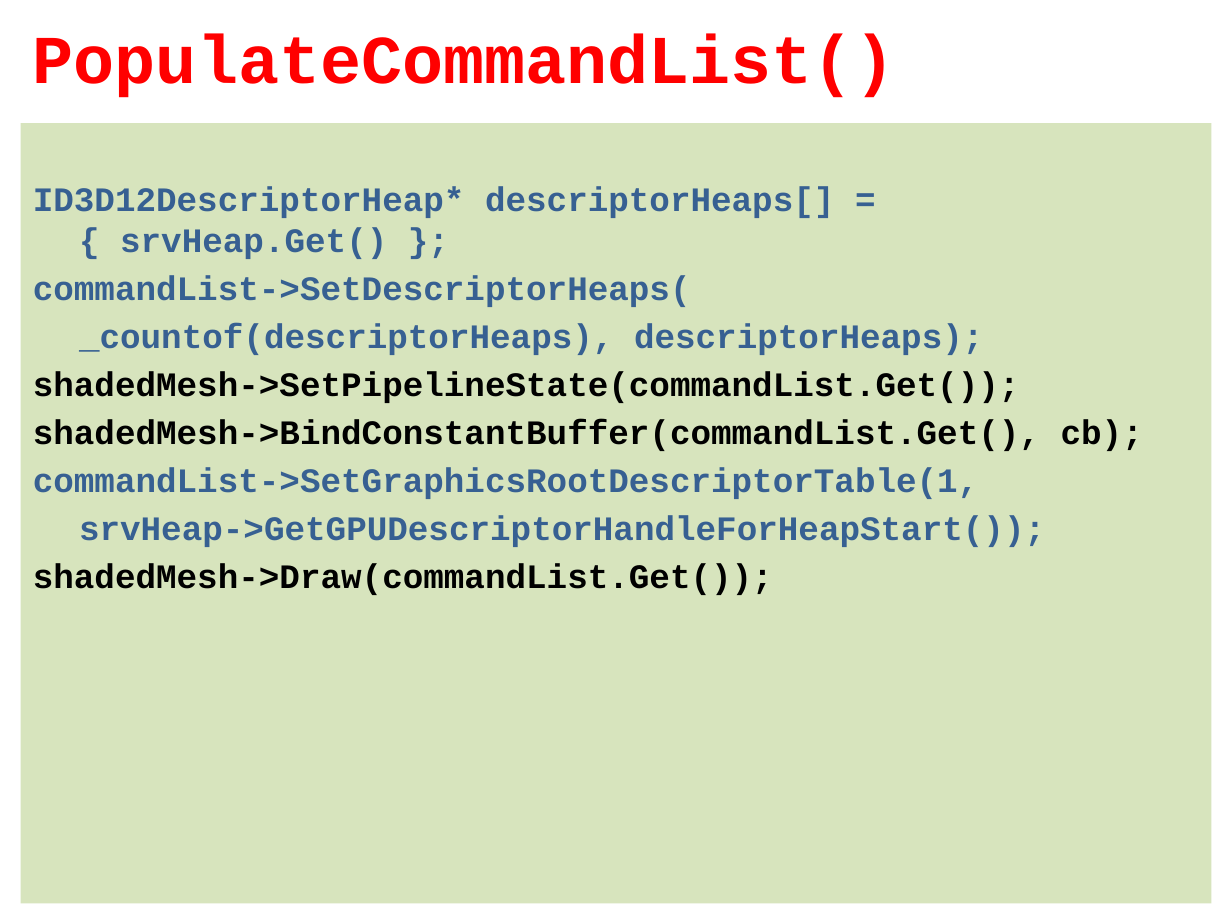
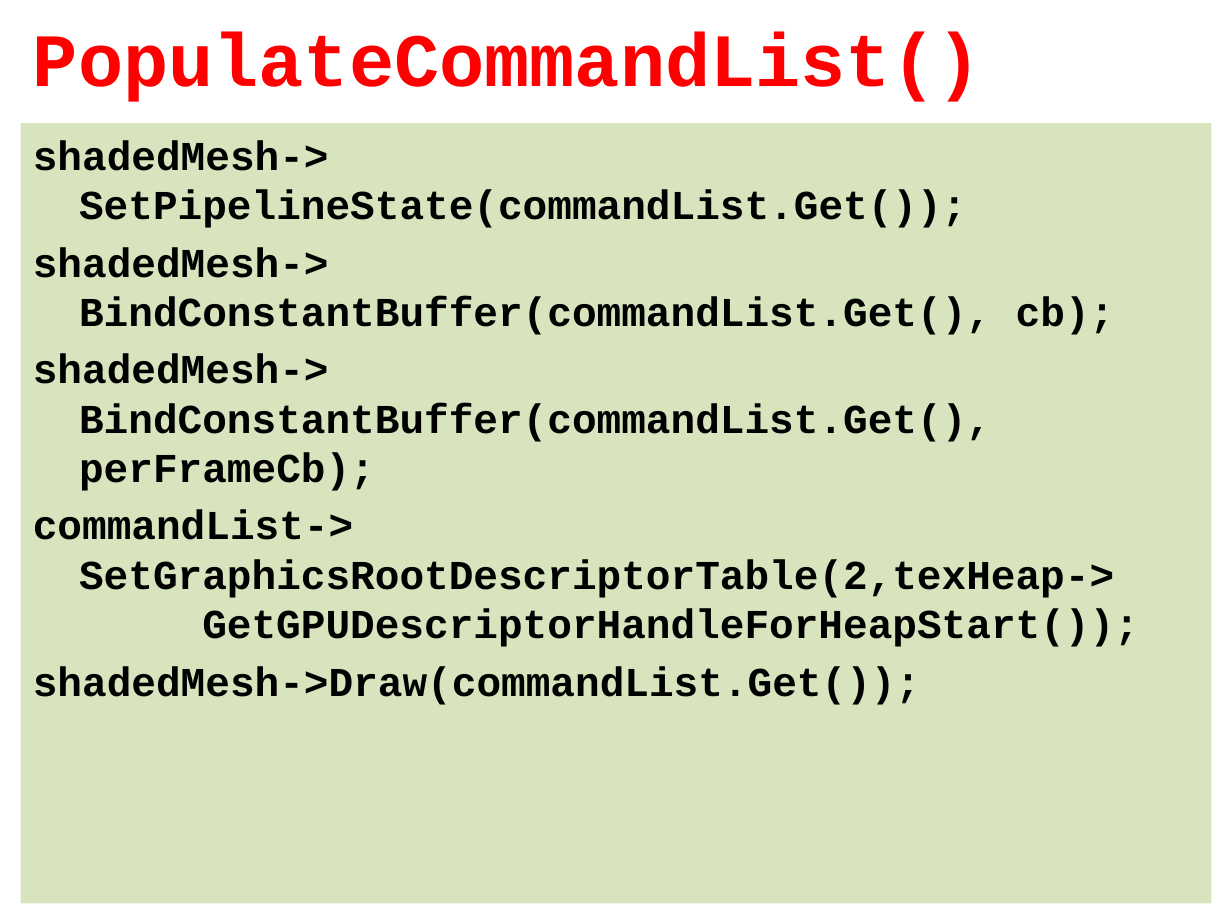
Before and after one commit to tyekx/dx12, a slide deck: slide 27 of Slides/ggl005-Bump.pptx (slide 17 before the commit). Drawn at 1232x924 pixels with LibreOffice and Linux fonts; fonts in the diff are those of the drawing; background and template pictures are left out. Boxes give left, top, right and bottom in pixels: in the first picture for what was removed or moved away, otherwise in the second. Text is boxed around its words. In the diff, an @@ line names an element or a change of style, - is before the commit and + after.

```diff
--- a/Slides/ggl005-Bump.pptx
+++ b/Slides/ggl005-Bump.pptx
@@ title "PopulateCommandList()" at (x1=33, y1=32, x2=982, y2=102): size 40 to 44 pt @@
@@ text at (x1=33, y1=140, x2=1139, y2=647): text changed; size 20 to 24 pt; text colour #376092 to #000000 @@
-ID3D12DescriptorHeap* descriptorHeaps[] = { srvHeap.Get() };
-commandList->SetDescriptorHeaps(
-_countof(descriptorHeaps), descriptorHeaps);
-shadedMesh->SetPipelineState(commandList.Get());
-shadedMesh->BindConstantBuffer(commandList.Get(), cb);
-commandList->SetGraphicsRootDescriptorTable(1,
-srvHeap->GetGPUDescriptorHandleForHeapStart());
+shadedMesh->
+SetPipelineState(commandList.Get());
+shadedMesh->
+BindConstantBuffer(commandList.Get(), cb);
+shadedMesh->
+BindConstantBuffer(commandList.Get(), perFrameCb);
+commandList->
+SetGraphicsRootDescriptorTable(2,texHeap->
+GetGPUDescriptorHandleForHeapStart());
@@ text at (x1=33, y1=666, x2=920, y2=705): size 20 to 24 pt in "shadedMesh->Draw(commandList.Get());" @@
```
Also in this commit, not shown: 15 other slides changed, 15 slides added, 4 slides removed, 8 other files.
